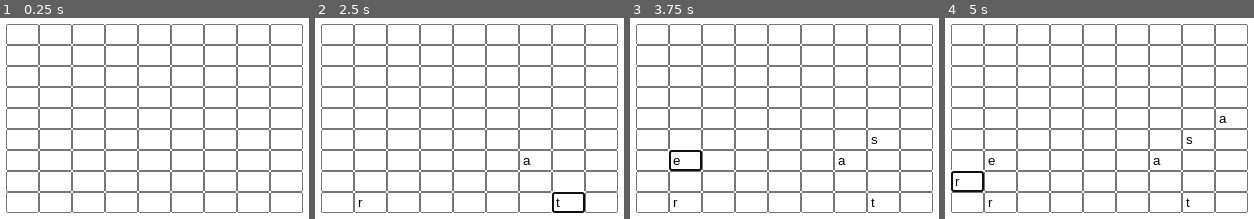
Above: before the commit, frames 1-4 (left to right).
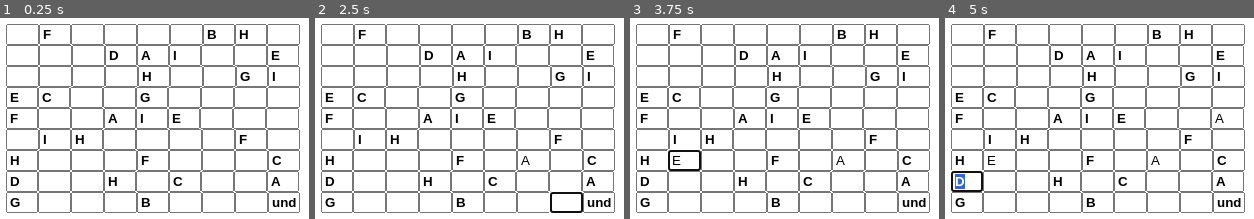
Above: after the commit, the same moments.

Repository: jankoudelka1/Sudoku
Game: browser game, page index.html
The game is run twice, just before and just after one commit, with the same random seed, the same clock (stepped at 60 frames per second) and the same inputs.
Inputs (mouse positions are in pixels of both pictures, inside the frame that each line leads up to; where the layout moved, square brackets give the same spot in the first picture):
- Up to frame 1 (0.25 s): no input
- Up to frame 2 (2.5 s): click (534, 160) [537, 160] at 1.27 s; type "a" at 1.27 s; tap Enter at 1.3, 1.9 s; click (370, 202) at 1.87 s; type "r" at 1.87 s; click (568, 202) at 2.47 s; type "t" at 2.47 s
- Up to frame 3 (3.75 s): tap Enter at 2.5, 3.1, 3.7 s; click (880, 140) [883, 140] at 3.07 s; type "s" at 3.07 s; click (685, 160) at 3.67 s; type "e" at 3.67 s
- Up to frame 4 (5 s): click (1229, 118) [1232, 118] at 4.27 s; type "a" at 4.27 s; tap Enter at 4.3, 4.9 s; click (966, 182) at 4.87 s; type "r" at 4.87 s

The runs differ from the first frame. In frame 1, 10% of the frame differs, in the area x 3-99%, y 2-98%; in frame 2, 10%; in frame 3, 10%; in frame 4, 11%.

Commit message:
commit 2

Diff:
--- a/script.js
+++ b/script.js
@@ -1,10 +1,32 @@
 let board = document.getElementById("sudoku");
+
+let puzzles = [
+    "EC--G----F--AIE----IH----F-H---F---CD--H-C--AG---B---F-F----BH----DAI--E----H--GI",
+    "H---F---CD--H-C--AG---B---F-F----BH----DAI--E----H--GIEC--G----F--AIE----IH----F-",
+    "-F----BH----DAI--E----H--GIEC--G----F--AIE----IH----F-H---F---CD--H-C--AG---B---"
+];
+
+let r = Math.floor(Math.random() * 3);
+let puzzle = puzzles[r];
 
 for (let i = 0; i < 81; i++) {
     let cell = document.createElement("input");
     cell.type = "text";
     cell.maxLength = 1;
     cell.size = 1;
+
+    if (puzzle[i] !== "-") {
+        cell.value = puzzle[i];
+        cell.readOnly = true;
+        cell.style.fontWeight = "bold";
+    }
+
+    cell.oninput = function() {
+        this.value = this.value.toUpperCase();
+        if (this.value !== "" && !"ABCDEFGHI".includes(this.value)) {
+            this.value = "";
+        }
+    };
 
     board.appendChild(cell);
 
